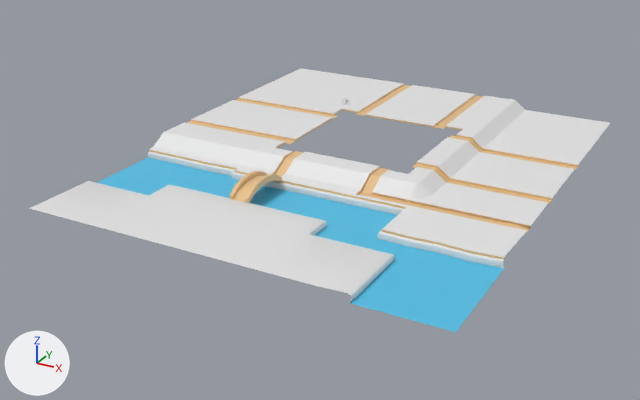
The FBX model Assets/FBX/bg_floor.fbx as it was, and as the next commit left it.
Camera for both pictures: a 50 mm camera at (204.0, -431.0, 171.0) aimed at (-12.0, -40.0, -25.0). The axes (+X, +Y, +Z) are drawn at lower left. The lights are the same throughout. Where no turn or scale is listed for an object, it has been applied to the vertices. Vertices at the same position are counted once.

Before the edit, the objects in view are built like this:
```python
me_plane_003 = bpy.data.meshes.new('Plane.003')
me_plane_003.from_pydata(...)  # 613 vertices, 526 faces; spans x -110.0..110.0, y -154.0..110.0, z -10.0..5.0
# faces by material slot: [244, 259, 23]
me_plane_003.materials.append(mat_grass_holder)  # white #e7e7e7
me_plane_003.materials.append(mat_other_holder)  # beige #e7c089
me_plane_003.materials.append(mat_water_holder)  # cyan #51c0e7
ob_bg_floor = bpy.data.objects.new('bg_floor', me_plane_003)
ob_bg_floor.location = (0.0, 0.0, 0.0)
```
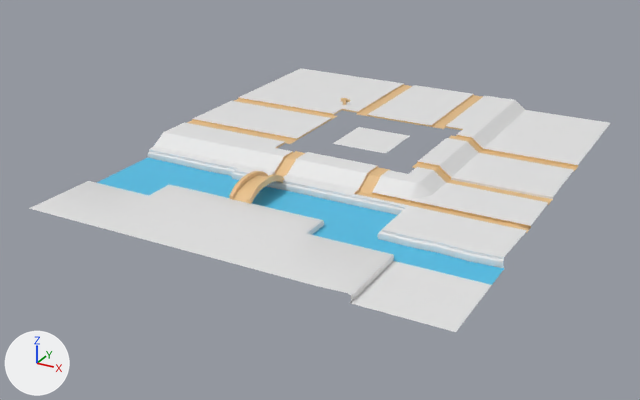
Boxes [x1, y1, x2, y2] around the edits, measured in the pictures (640 x 400 px):
```json
{"part": 1, "of": "me_plane_003", "change": "built on", "before": [163, 85, 577, 274], "after": [163, 85, 577, 274]}
{"part": 2, "of": "me_plane_003", "change": "recoloured", "before": [341, 98, 350, 105], "after": [341, 98, 350, 105]}
{"part": 3, "of": "me_plane_003", "change": "recoloured", "before": [149, 150, 504, 260], "after": [149, 150, 504, 260], "on screen": "beige to white"}
{"part": 4, "of": "me_plane_003", "change": "recoloured", "before": [350, 261, 491, 332], "after": [350, 261, 491, 332], "on screen": "cyan to white"}
```

Scene script edits in JSON lines:
```json
{"block": "me_plane_003", "where": "# used by ob_bg_floor; location = (0.0, 0.0, 0.0)"}
{"op": "remove", "block": "me_plane_003", "code": "me_plane_003.from_pydata(...)  # 613 vertices, 526 faces; spans x -110.0..110.0, y -154.0..110.0, z -10.0..5.0"}
{"op": "add", "block": "me_plane_003", "code": "me_plane_003.from_pydata(...)  # 617 vertices, 527 faces; spans x -110.0..110.0, y -154.0..110.0, z -10.0..5.0"}
{"block": "me_plane_003", "change": "me_plane_003 part 1"}
{"block": "me_plane_003", "change": "89 vertices in x -22.0..-20.0, y -154.0..110.0, z -10.0..2.0 move by (1.0, 0.0, 0.0)"}
{"block": "me_plane_003", "change": "36 vertices in x 21.0..22.0, y -154.0..110.0, z -10.0..1.0 move by (-1.0, 0.0, 0.0)"}
{"block": "me_plane_003", "change": "22 vertices in x -110.0..110.0, y -22.0, z -6.0..1.0 move by (0.0, 1.0, 0.0)"}
{"block": "me_plane_003", "change": "22 vertices in x -110.0..110.0, y 22.0, z -6.0..1.0 move by (0.0, -1.0, 0.0)"}
{"block": "me_plane_003", "change": "2 vertices move from x 23.0, y -112.0..-96.0, z -8.0 to x 21.0, y -112.0..-96.0, z -8.0"}
{"block": "me_plane_003", "change": "4 vertices are added at (16.0, -16.0, 0.0), (16.0, 16.0, 0.0), (-16.0, -16.0, 0.0), (-16.0, 16.0, 0.0)"}
{"block": "me_plane_003", "change": "1 new face joins them, mat_grass_holder (white #e7e7e7)"}
{"block": "me_plane_003", "change": "me_plane_003 part 2: 13 faces spanning x -45.0..-21.0, y -67.0..50.0, z -6.0..5.0 switch from mat_grass_holder (white #e7e7e7) to mat_other_holder (beige #e7c089)"}
{"block": "me_plane_003", "change": "me_plane_003 part 3: 19 faces spanning x -109.0..110.0, y -96.0..-21.0, z -6.0..-5.0 switch from mat_other_holder (beige #e7c089) to mat_grass_holder (white #e7e7e7)"}
{"block": "me_plane_003", "change": "me_plane_003 part 4: 3 faces spanning x 65.0..110.0, y -154.0..-113.0, z -10.0 switch from mat_water_holder (cyan #51c0e7) to mat_grass_holder (white #e7e7e7)"}
```
